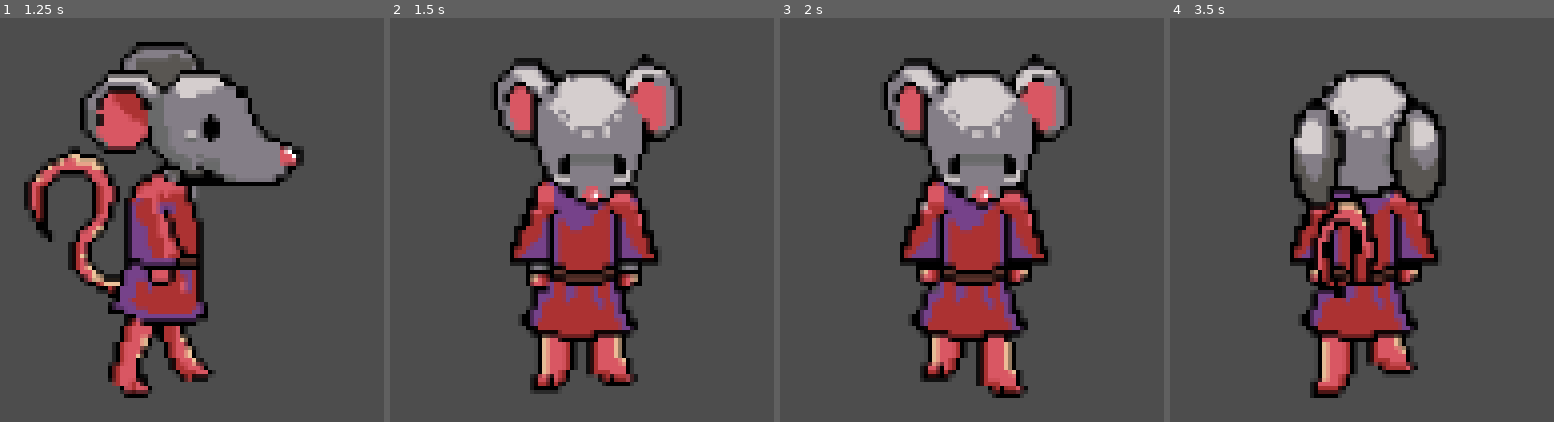
Above: before the commit, frames 1-4 (left to right).
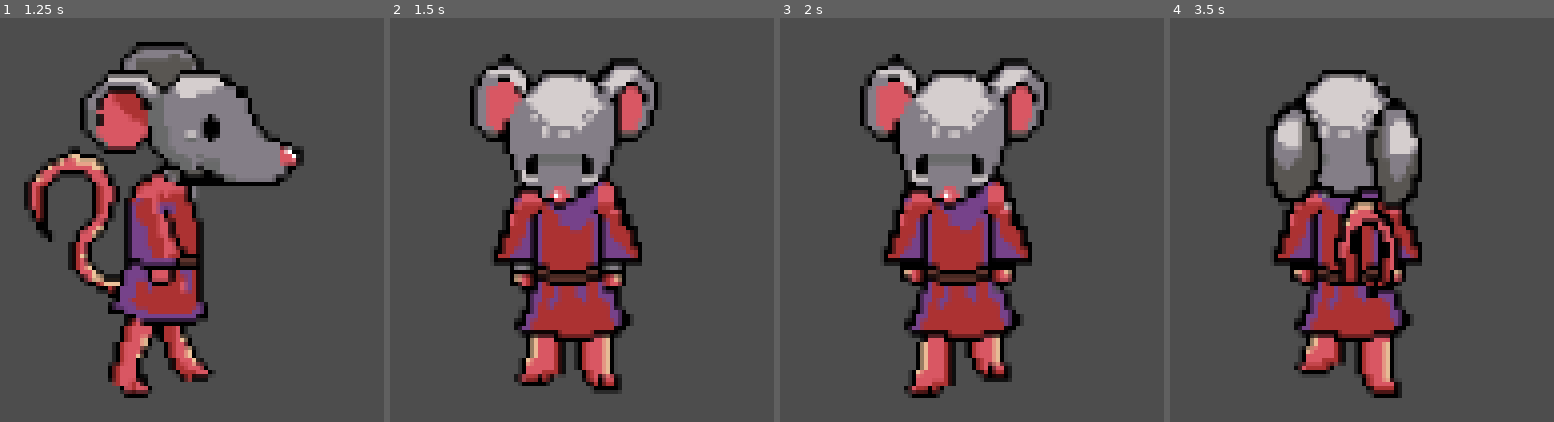
Above: after the commit, the same moments.

Repository: 0xspiderr/itec-2026
Game: Godot game, scene res://_rat/rat.tscn
Same seed, same stepped clock (60 frames per second), same inputs: the game is played once before the commit and once after it. This scene is started directly instead of the project's main scene.
Inputs:
- Up to frame 1 (1.25 s): hold D (right) from 0.53 s (still down); hold E (pickup) from 0.53 s (still down)
- Up to frame 2 (1.5 s): release D (right) at 1.28 s; release E (pickup) at 1.28 s; hold Down (down) from 1.28 s (still down); tap E (pickup) at 1.35 s
- Up to frame 3 (2 s): keep holding Down (down)
- Up to frame 4 (3.5 s): release Down (down) at 2.03 s; hold D (right) 2.03-2.78 s; hold E (pickup) 2.03-2.78 s; hold W (up) from 2.78 s (still down); tap E (pickup) at 2.85 s

Frame 1 is identical in both runs. In frame 2, 22% of the frame differs, in the area x 20-77%, y 8-94%; in frame 3, 22%; in frame 4, 21%.

Commit message:
fixed: movement and animation sync issues

Diff:
--- a/_rat/rat.gd
+++ b/_rat/rat.gd
@@ -33,7 +33,7 @@
 }
 
 var is_picking_up: bool = false
-var picked_items: Dictionary = {}
+@export var picked_items: Dictionary = {}
 
 func _ready() -> void:
 	var sprite_frame = player_sprite_frames.get(sprite_frame_index)
@@ -60,13 +60,31 @@
 
 func _animate_player() -> void:
 	var dir = input_component.direction
-	if ANIM_MAP.has(dir) and picked_items.is_empty():
-		animated_sprite_2d.play(ANIM_MAP[dir])
-	elif ANIM_HOLD.has(dir):
-		animated_sprite_2d.play(ANIM_HOLD[dir])
 
-	if dir.x != 0:
-		animated_sprite_2d.flip_h = (dir == Vector2.RIGHT)
+	if dir == Vector2.ZERO:
+		if picked_items.is_empty():
+			animated_sprite_2d.play(ANIM_MAP[Vector2.ZERO])
+		else:
+			animated_sprite_2d.play(ANIM_HOLD[Vector2.ZERO])
+		return
+
+	var anim_key = Vector2.ZERO
+	if abs(dir.x) > 0.01:
+		anim_key = Vector2.LEFT
+		animated_sprite_2d.flip_h = (dir.x > 0)
+	else:
+		animated_sprite_2d.flip_h = false
+		if dir.y < 0:
+			anim_key = Vector2.UP
+		elif dir.y > 0:
+			anim_key = Vector2.DOWN
+
+	if picked_items.is_empty():
+		if ANIM_MAP.has(anim_key):
+			animated_sprite_2d.play(ANIM_MAP[anim_key])
+	else:
+		if ANIM_HOLD.has(anim_key):
+			animated_sprite_2d.play(ANIM_HOLD[anim_key])
 
 
 func _on_pickup_pressed() -> void:
--- a/_rat/rat.tscn
+++ b/_rat/rat.tscn
@@ -26,6 +26,9 @@
 properties/5/path = NodePath(".:sprite_frame_index")
 properties/5/spawn = true
 properties/5/replication_mode = 2
+properties/6/path = NodePath(".:picked_items")
+properties/6/spawn = false
+properties/6/replication_mode = 2
 
 [sub_resource type="CapsuleShape2D" id="CapsuleShape2D_n77cq"]
 radius = 26.0
--- a/_soup/soup.tscn
+++ b/_soup/soup.tscn
@@ -5,6 +5,7 @@
 [ext_resource type="Texture2D" uid="uid://db8r6417bksb8" path="res://Assets/Oala/cazan.png" id="2_y8oxa"]
 [ext_resource type="Texture2D" uid="uid://cu33ri3s65d38" path="res://Assets/Pickups/pickup_chanterelle.png" id="3_8c1p4"]
 [ext_resource type="Texture2D" uid="uid://dtvdbnrowsknh" path="res://Assets/Pickups/pickup_dried_barley.png" id="4_ld3k3"]
+[ext_resource type="Texture2D" uid="uid://cq830jscb2q3h" path="res://Assets/Pickups/pickup_winter_berries.png" id="5_ld3k3"]
 [ext_resource type="Texture2D" uid="uid://be2tp481vo457" path="res://Assets/UI/speech_bubble.png" id="6_8c1p4"]
 
 [sub_resource type="AtlasTexture" id="AtlasTexture_0p4kj"]
@@ -76,7 +77,8 @@
 item_textures = Dictionary[String, Texture2D]({
 "dried barley": ExtResource("4_ld3k3"),
 "mushroom": ExtResource("3_8c1p4"),
-"wild leeks": ExtResource("2_7r22i")
+"wild leeks": ExtResource("2_7r22i"),
+"winter berries": ExtResource("5_ld3k3")
 })
 
 [node name="AnimatedSprite2D" type="AnimatedSprite2D" parent="." unique_id=1605693287]
